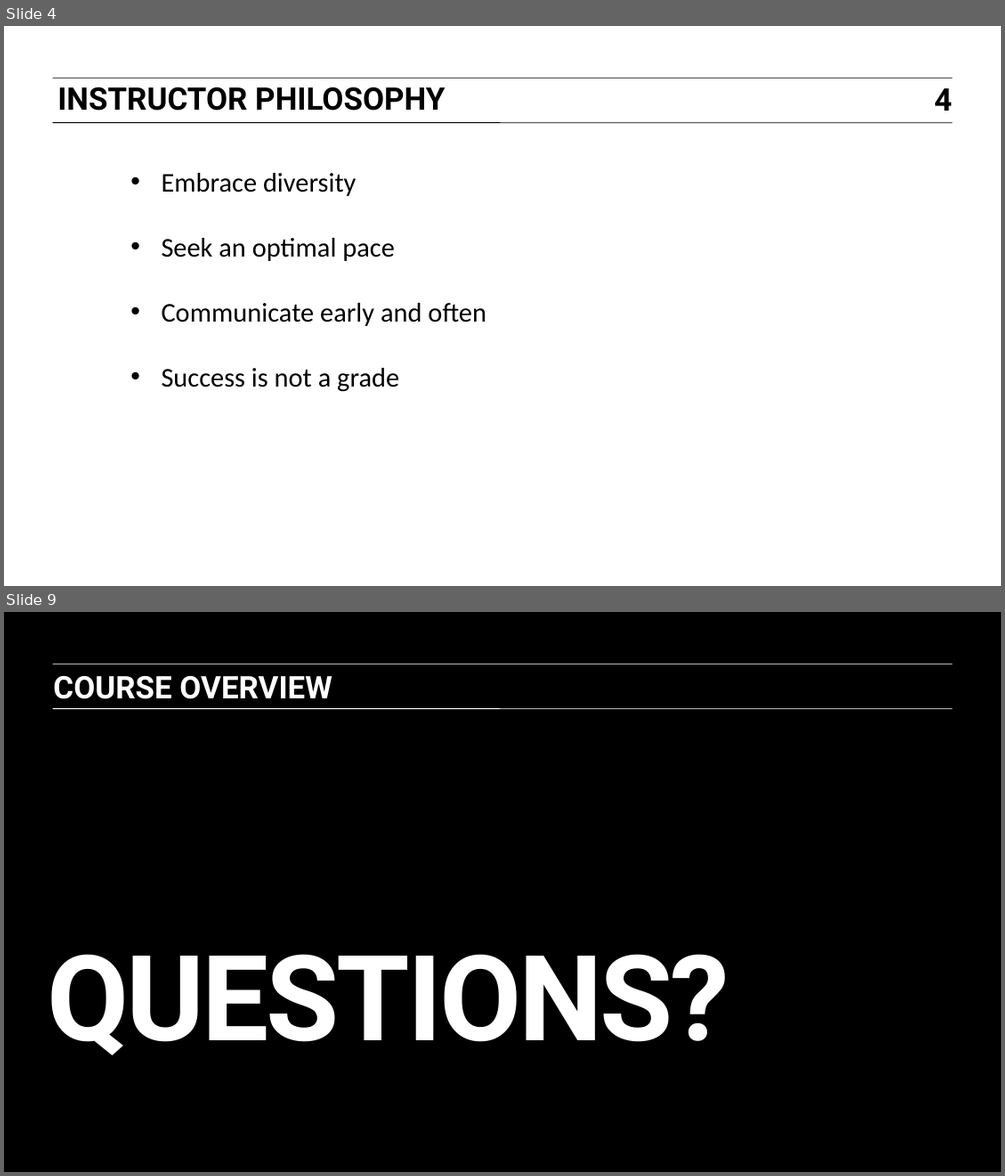
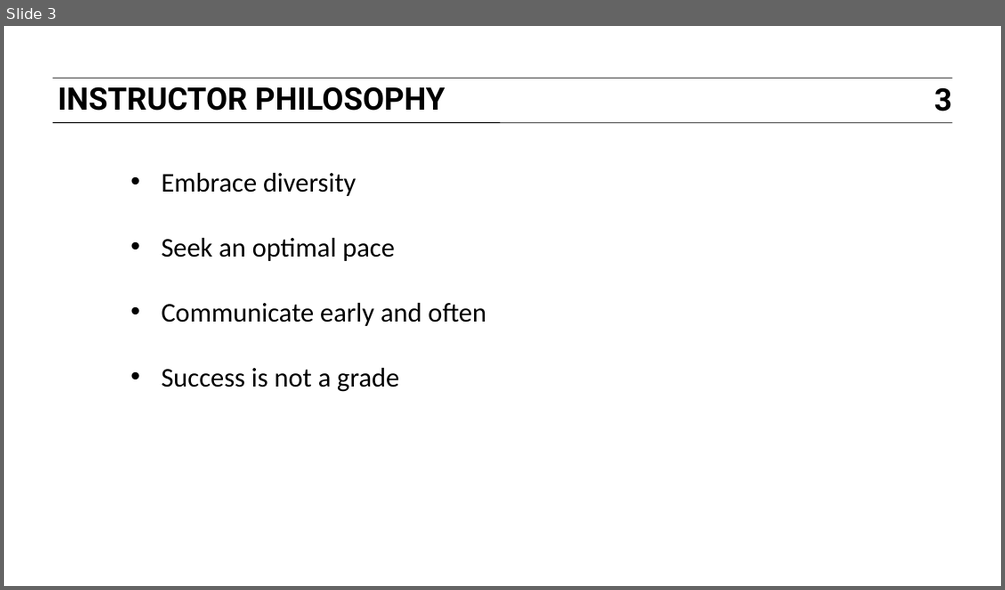
Before and after one commit to JamesByers/GA-SEA-DAT1, a slide deck: slides/01_course_overview.pptx. Shown one above the other, each under a label of ours: slides 4 and 9 before the commit, slide 3 after it; the slides between them are not shown. The pictures are 1005x1176 and 1005x590 pixels, drawn with LibreOffice and Linux fonts; fonts in the diff are those of the drawing. Boxes give left, top, right and bottom in pixels: in the first picture for what was removed or moved away, otherwise in the second. Text is boxed around its words. In the diff, an @@ line names an element or a change of style, - is before the commit and + after.

```diff
--- a/slides/01_course_overview.pptx
+++ b/slides/01_course_overview.pptx
@@ slide 9 removed at box(4, 612, 1001, 1172), background #000000 @@
@@ line removed from (53, 664) to (952, 664) @@
@@ text removed at box(53, 676, 332, 699) @@
-COURSE OVERVIEW
@@ line removed from (53, 708) to (952, 708) @@
@@ title removed at box(47, 954, 729, 1055) @@
-QUESTIONS?
@@ what was slide 4 is now slide 3 @@
@@ page number at box(934, 87, 952, 111): text changed @@
-4
+3
```
Also in this commit, not shown: 5 slides changed, 1 other slide removed, 19 other files.
